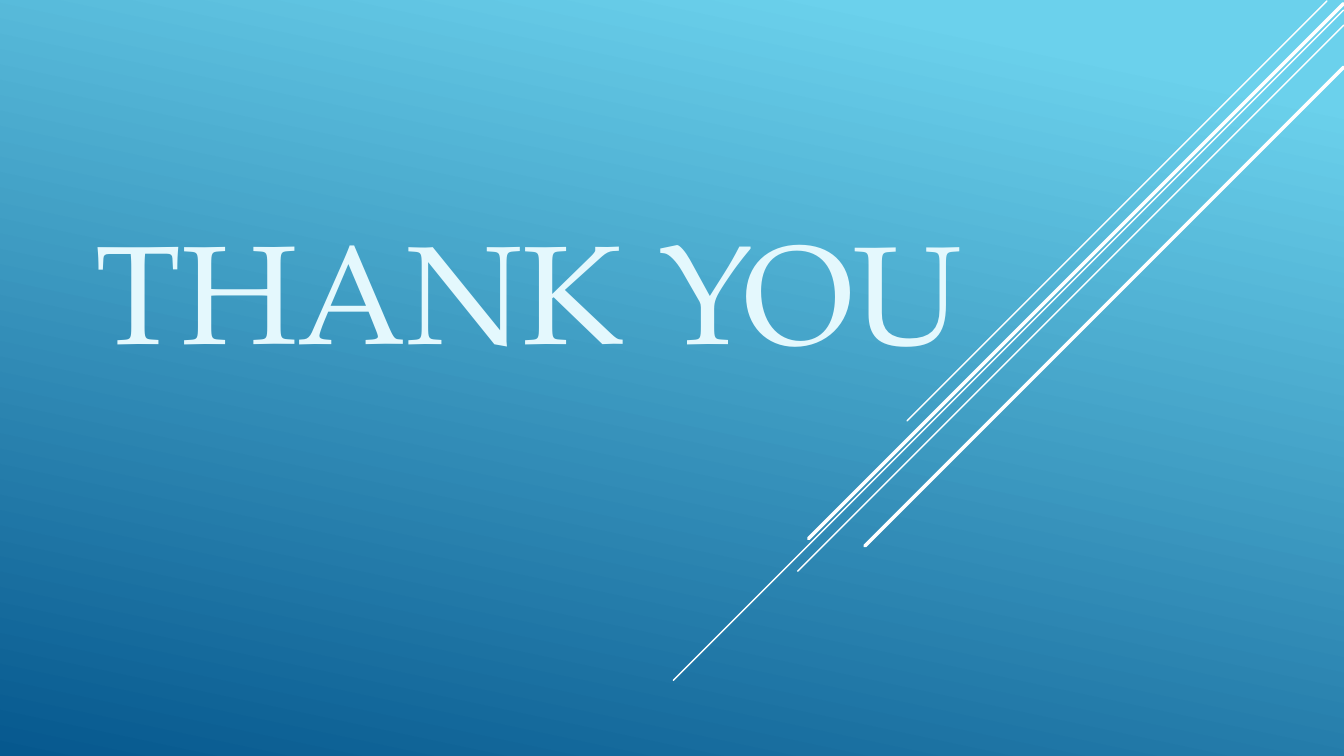
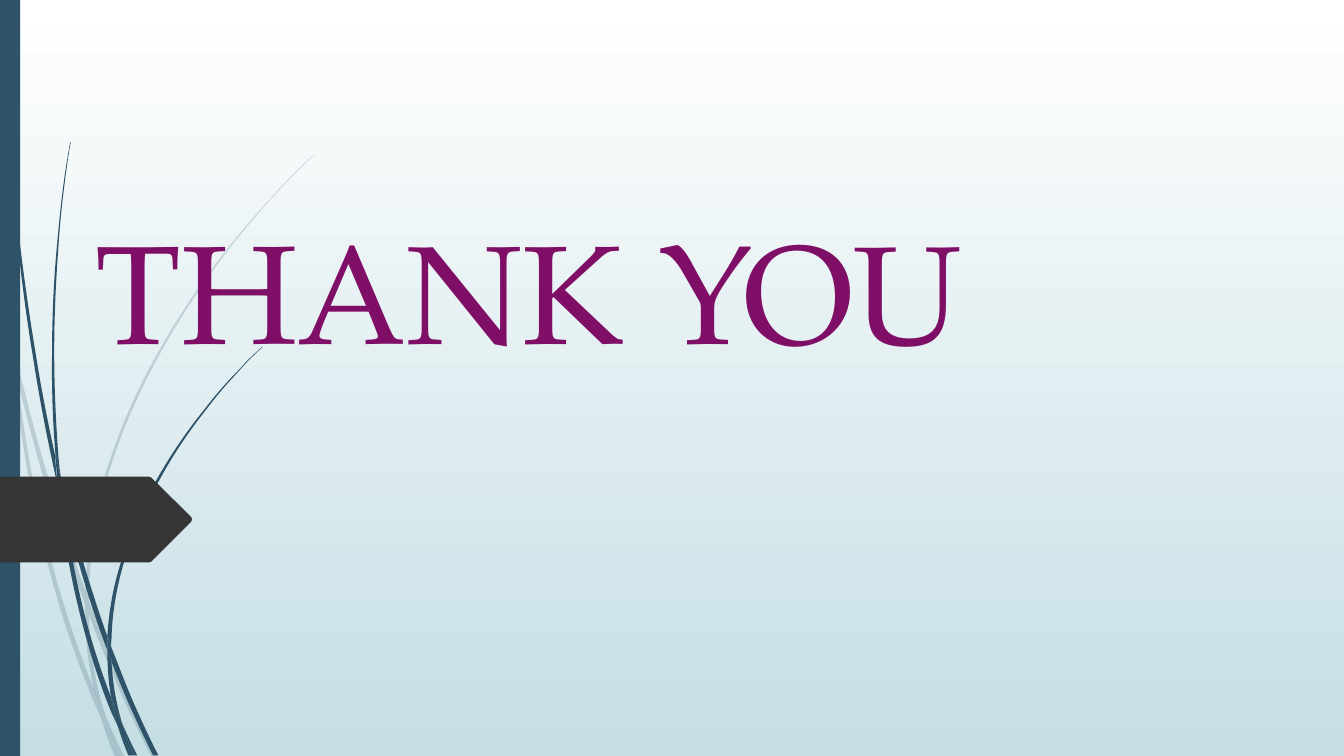
Before and after one commit to CHIHNITA-REDDY-B/SE-project, a slide deck: slide 19 of SE_ project.pptx (slide 14 before the commit). Drawn at 1344x756 pixels with LibreOffice and Linux fonts; fonts in the diff are those of the drawing. Boxes give left, top, right and bottom in pixels: in the first picture for what was removed or moved away, otherwise in the second. Text is boxed around its words. In the diff, an @@ line names an element or a change of style, - is before the commit and + after.

```diff
--- a/SE_ project.pptx
+++ b/SE_ project.pptx
@@ background gradient #6ED2EB to #06588E to gradient #FFFFFF to #C5DEE5 @@
@@ rectangle added at [0,0,20,756], fill #2E5369 @@
@@ line removed from (1344, 10) to (674, 681) @@
@@ line removed from (1344, 25) to (798, 572) @@
@@ line removed from (1344, 4) to (809, 538) @@
@@ line removed from (1327, 1) to (907, 421) @@
@@ title "THANK YOU" at [95,244,963,396]: text colour #E4F8FD to #7F0E66 @@
@@ line removed from (1344, 68) to (865, 546) @@
@@ freeform shape added at [0,477,193,563], fill #353535 @@
@@ group added at [0,154,315,756]: 10 freeform shapes @@
@@ group added at [3,0,262,756]: 12 freeform shapes @@
```
Also in this commit, not shown: 13 other slides changed, 5 slides added.
